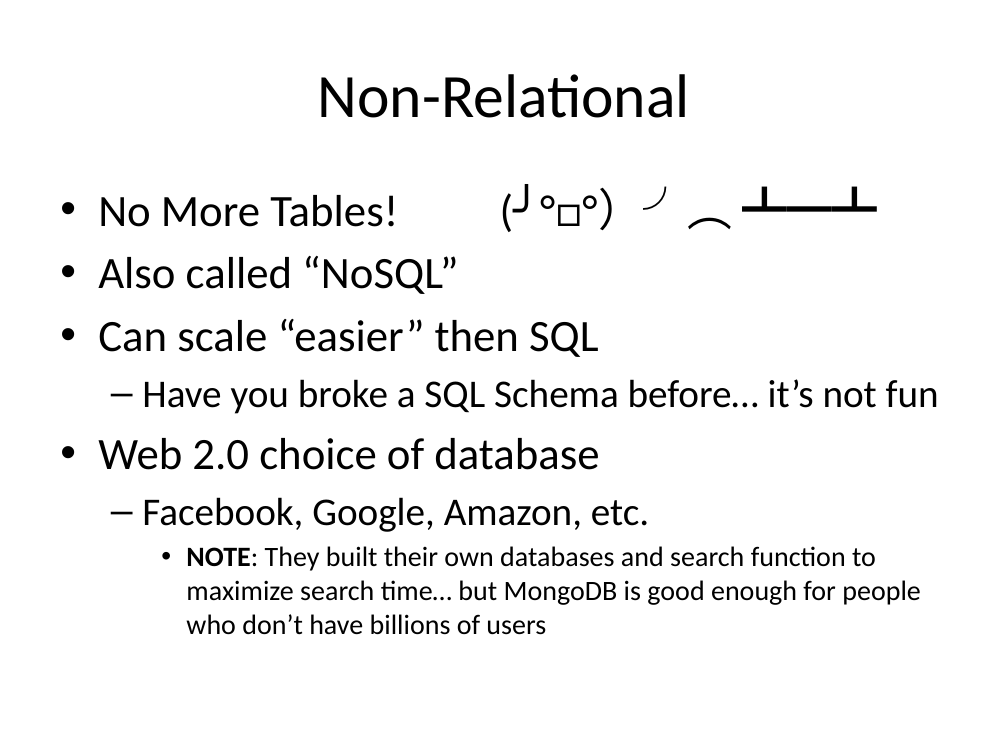
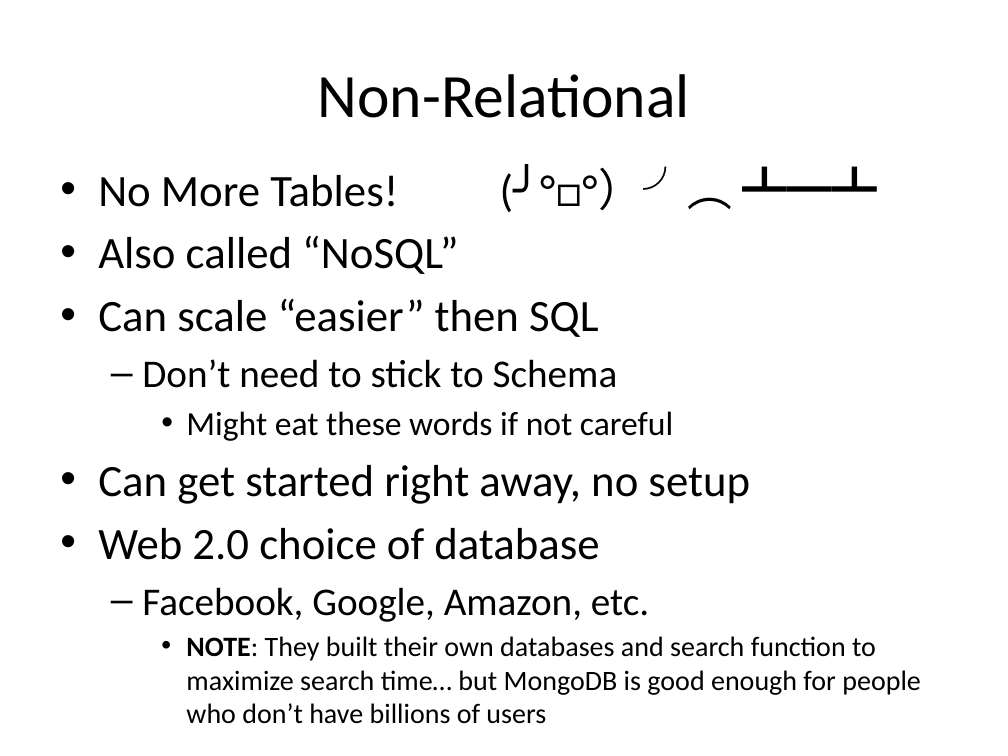
Before and after one commit to sjfricke/IEEE-Mini-Projects-UW-Madison, a slide deck: slide 19 of Tutorial/PowerPoint Versions/MongoDB and Databases.pptx (slide 7 before the commit). Drawn at 1008x756 pixels with LibreOffice and Linux fonts; fonts in the diff are those of the drawing. Boxes give left, top, right and bottom in pixels: in the first picture for what was removed or moved away, otherwise in the second. Text is boxed around its words. In the diff, an @@ line names an element or a change of style, - is before the commit and + after.

Commit message:
update mongo slides

```diff
--- a/Tutorial/PowerPoint Versions/MongoDB and Databases.pptx
+++ b/Tutorial/PowerPoint Versions/MongoDB and Databases.pptx
@@ text "No More Tables! (╯°□°）╯︵ ┻━┻": place and size @@
-text "No More Tables! (╯°□°）╯︵ ┻━┻" at box(98, 195, 939, 635)
+text "No More Tables! (╯°□°）╯︵ ┻━┻" at box(98, 175, 921, 724)
@@ text at box(98, 359, 750, 504): text changed; size 28 to 24 pt @@
-  – Have you broke a SQL Schema before… it’s not fun
+  – Don’t need to stick to Schema
+    • Might eat these words if not careful
+• Can get started right away, no setup
```
Also in this commit, not shown: 8 other slides changed, 13 slides added, 1 other file.
